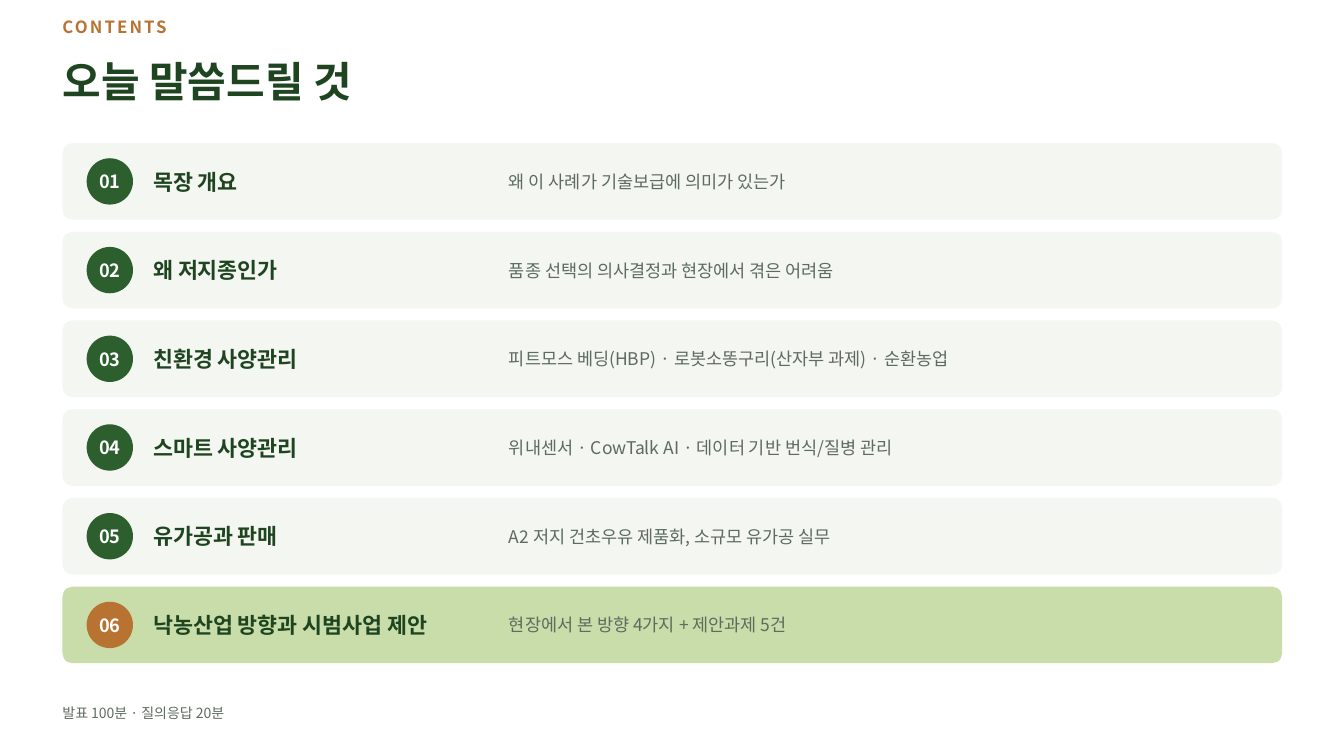
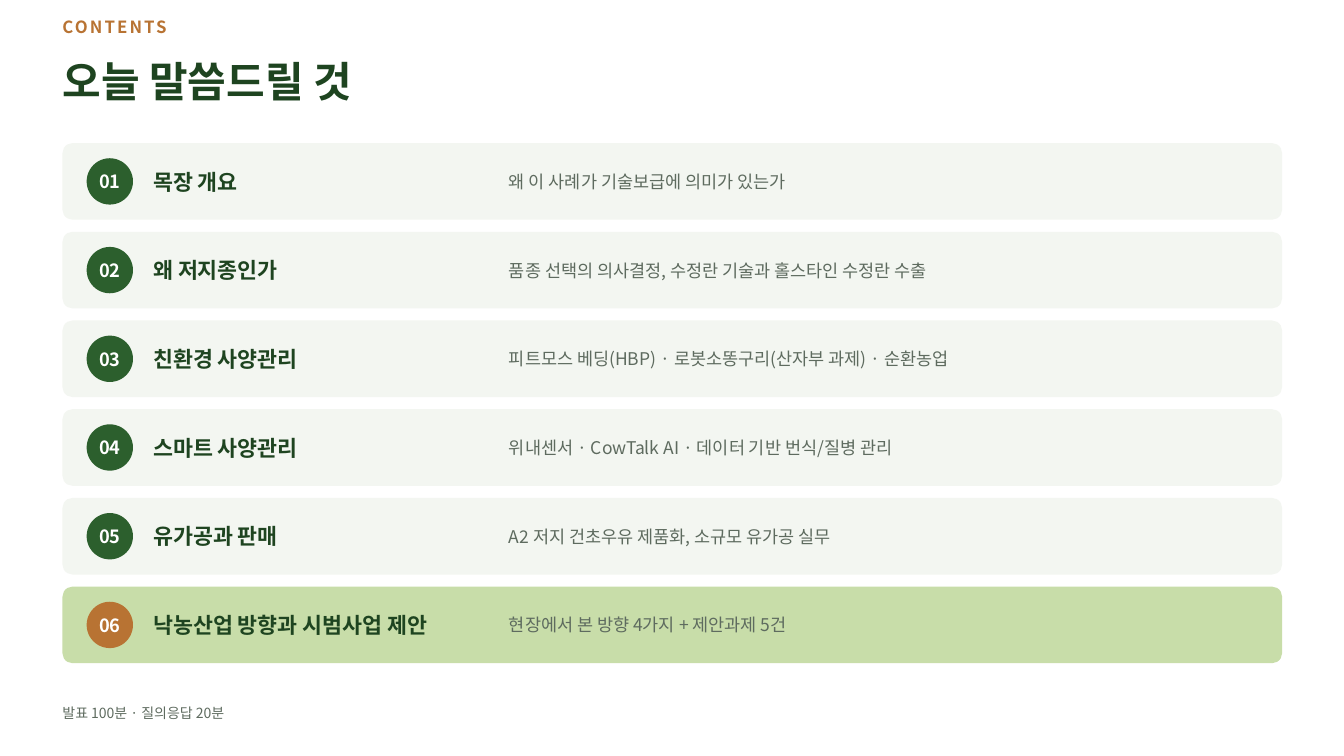
Before and after one commit to hhj3150/Dr-Ha--agent, a slide deck: slide 3 of deliverables/2026-08-10-nias-seminar/저지종_유가공목장_운영_현장사례.pptx. Drawn at 1344x756 pixels with LibreOffice and Linux fonts; fonts in the diff are those of the drawing. Boxes give left, top, right and bottom in pixels: in the first picture for what was removed or moved away, otherwise in the second. Text is boxed around its words. In the diff, an @@ line names an element or a change of style, - is before the commit and + after.

```diff
--- a/deliverables/2026-08-10-nias-seminar/저지종_유가공목장_운영_현장사례.pptx
+++ b/deliverables/2026-08-10-nias-seminar/저지종_유가공목장_운영_현장사례.pptx
@@ text at box(509, 262, 927, 280): text changed @@
-품종 선택의 의사결정과 현장에서 겪은 어려움
+품종 선택의 의사결정, 수정란 기술과 홀스타인 수정란 수출
```
Also in this commit, not shown: 2 other slides changed, 1 slide added, 2 other files.
